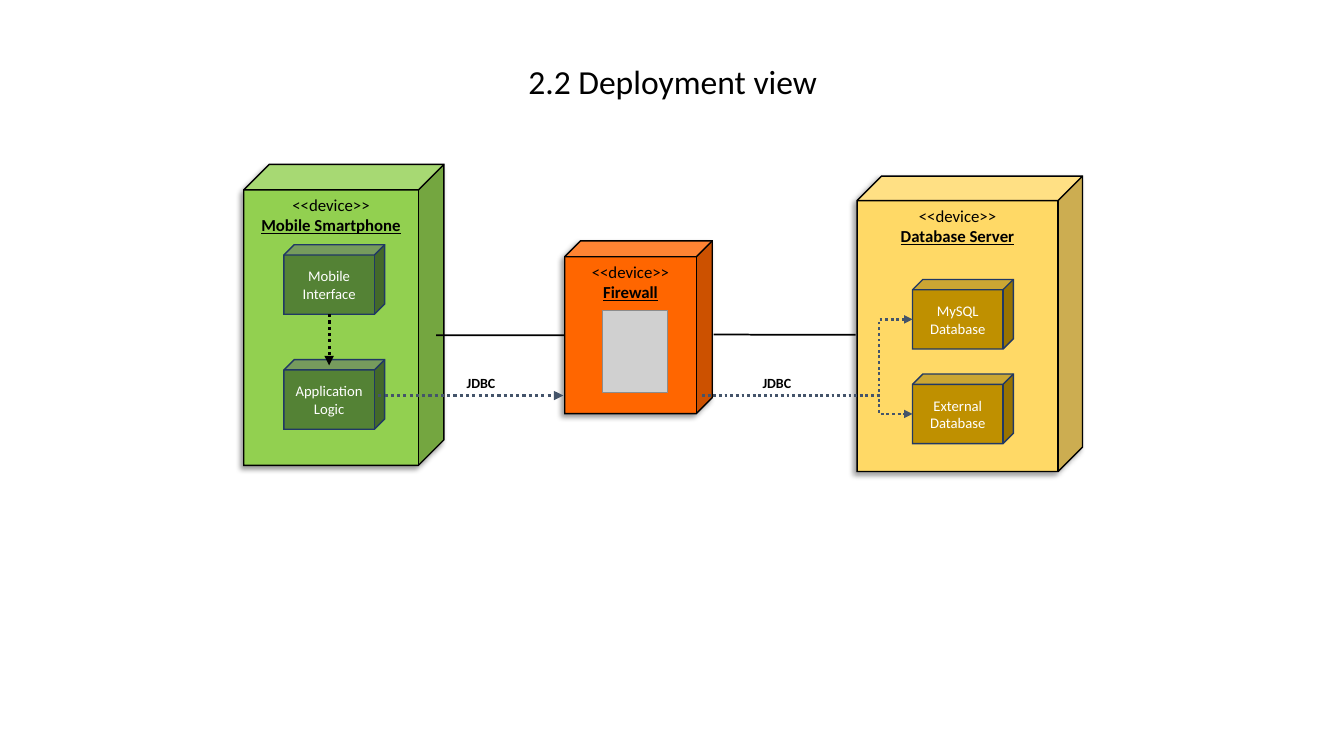
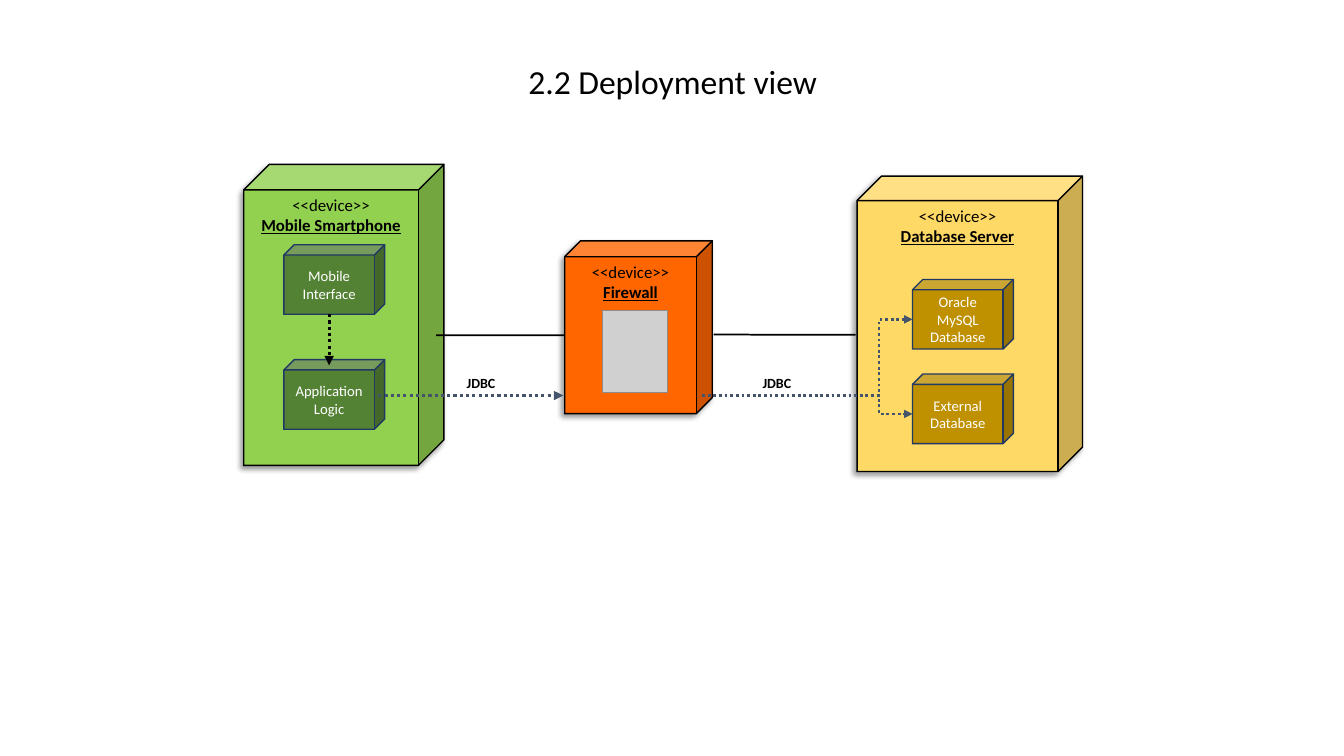
Before and after one commit to AndreaMazzeo289/RASD_DD_Travlendar, a slide deck: slide 3 of Design Documents/Architecture.pptx. Drawn at 1344x756 pixels with LibreOffice and Linux fonts; fonts in the diff are those of the drawing; grey boxes stand for pictures. Boxes give left, top, right and bottom in pixels: in the first picture for what was removed or moved away, otherwise in the second. Text is boxed around its words. In the diff, an @@ line names an element or a change of style, - is before the commit and + after.

```diff
--- a/Design Documents/Architecture.pptx
+++ b/Design Documents/Architecture.pptx
@@ text in cube at [930,296,985,342]: text changed @@
-MySQL Database
+Oracle MySQL Database
```
Also in this commit, not shown: 2 other slides changed, 1 slide removed.
